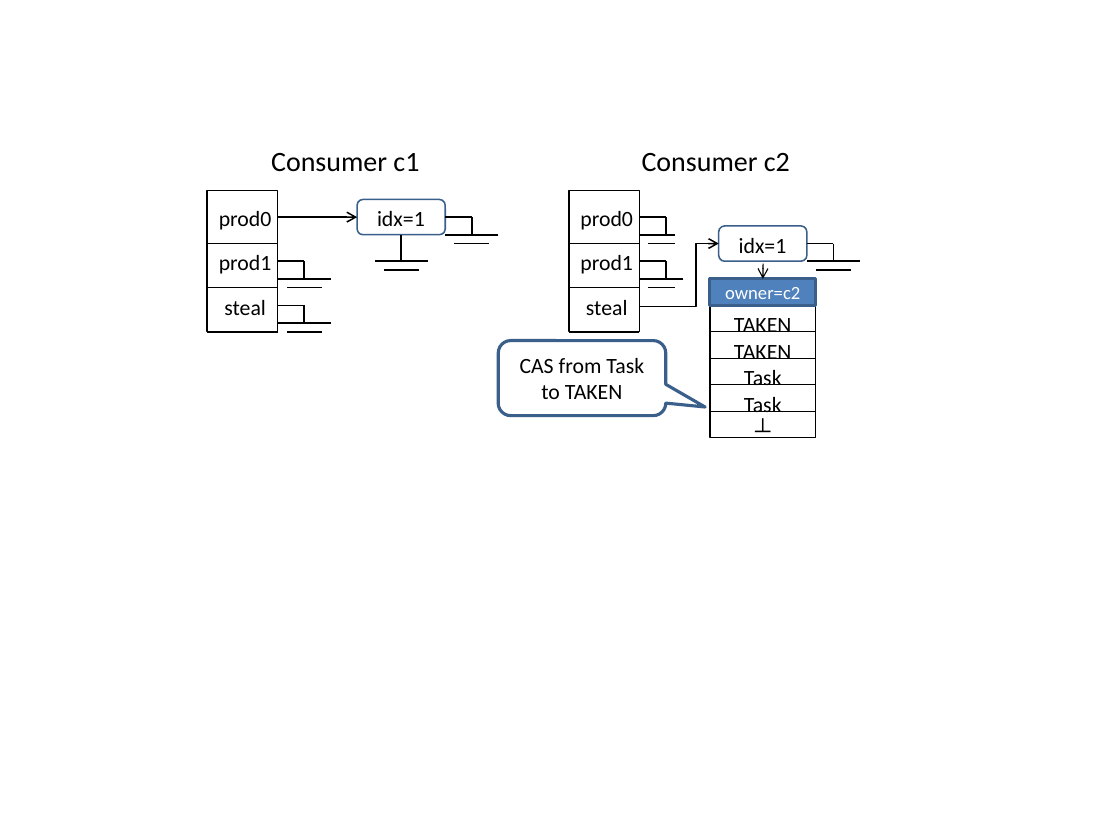
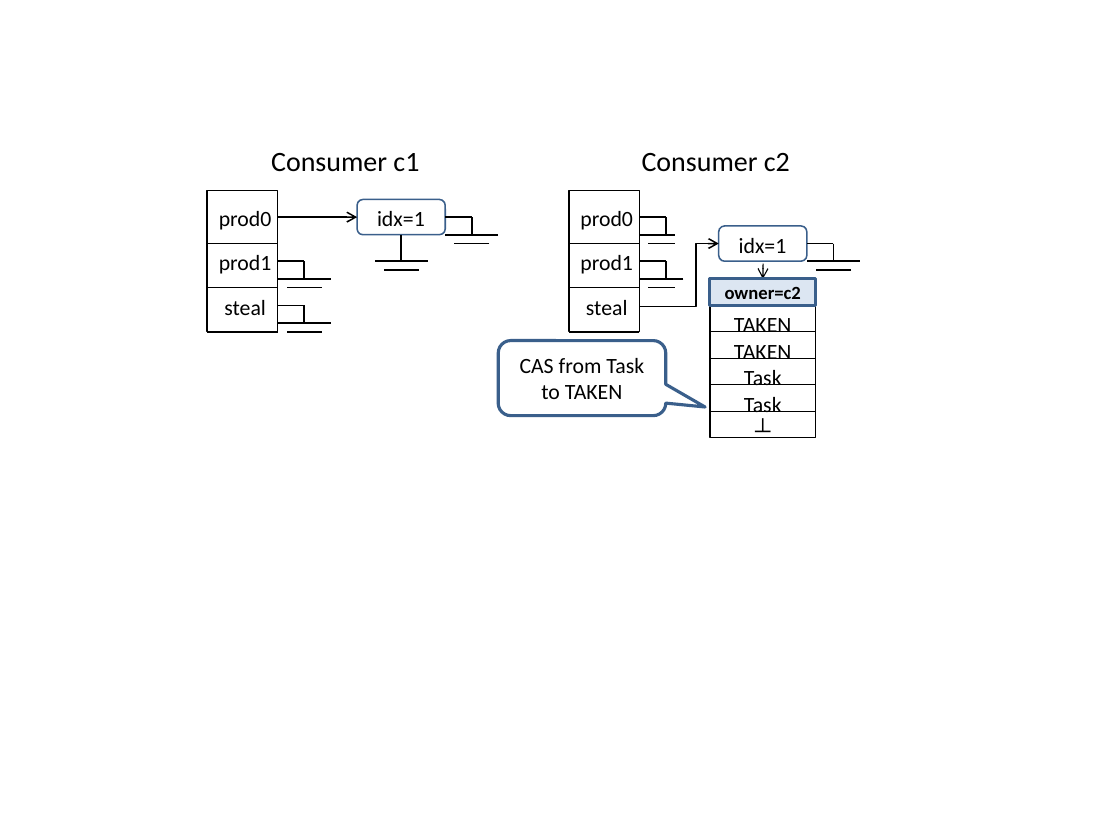
Before and after one commit to Jokeren/COMP522, a slide deck: slide 5 of paper/figures/figures.pptx. Drawn at 1120x840 pixels with LibreOffice and Linux fonts; fonts in the diff are those of the drawing. Boxes give left, top, right and bottom in pixels: in the first picture for what was removed or moved away, otherwise in the second. Text is boxed around its words. In the diff, an @@ line names an element or a change of style, - is before the commit and + after.

```diff
--- a/paper/figures/figures.pptx
+++ b/paper/figures/figures.pptx
@@ rectangle "owner=c2" at box(710, 279, 815, 306): text colour #FFFFFF to #000000, bold on; fill #4F81BD to #DCE6F2 @@
```
Also in this commit, not shown: 3 other slides changed, 6 other files.
